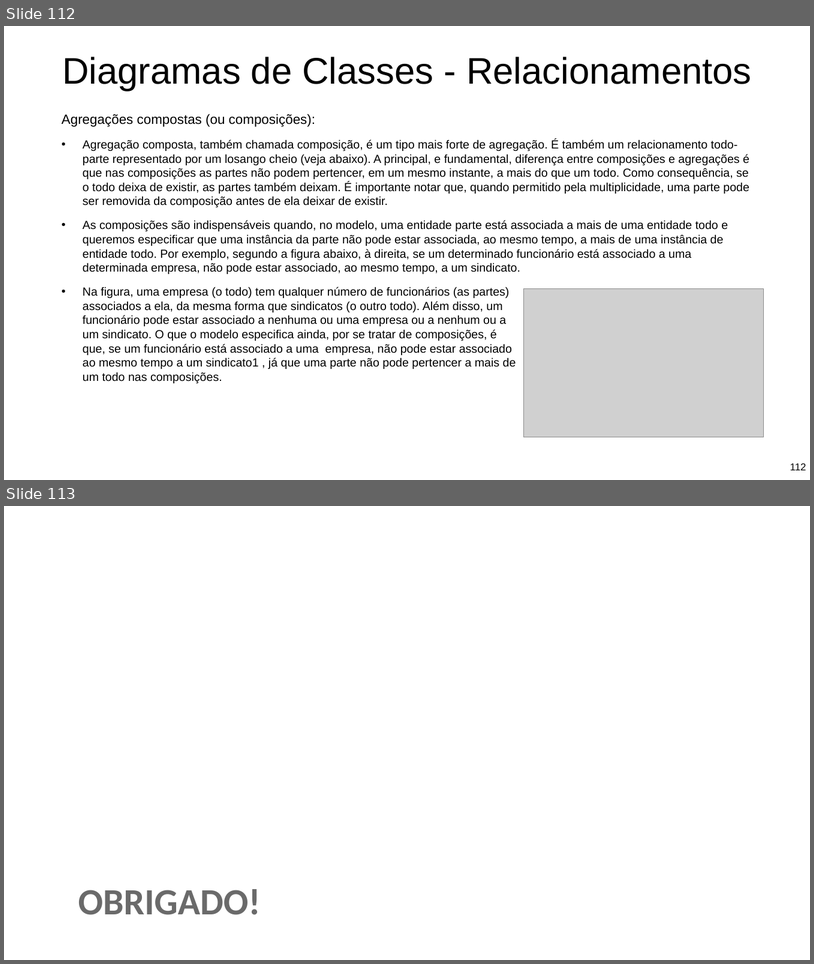
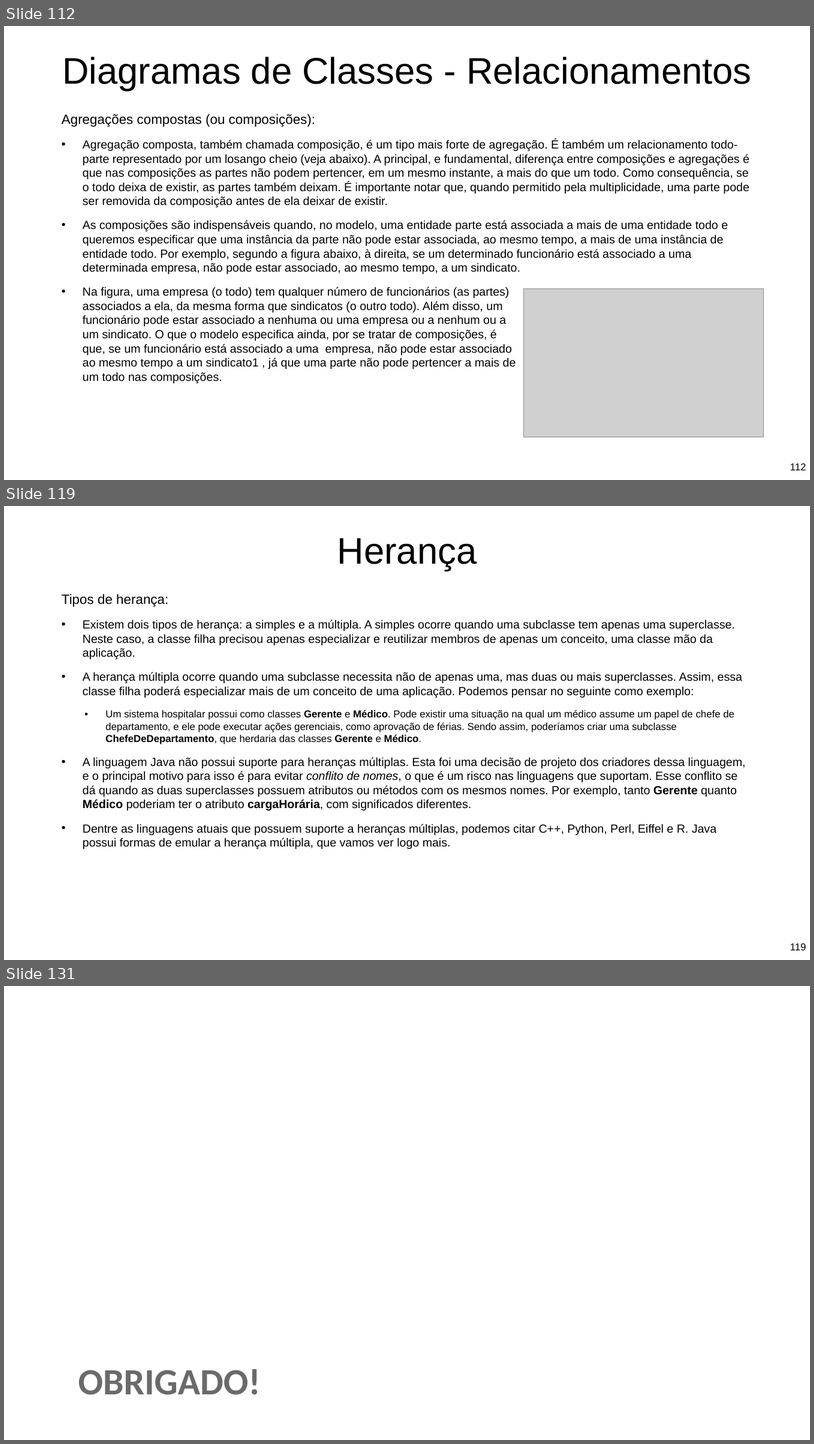
Before and after one commit to Pedrorocha13/2021.1-progoo, a slide deck: materiais/slides.pptx. Shown one above the other, each under a label of ours: slides 112 and 113 before the commit, slides 112, 119 and 131 after it; the slides between them are not shown. The pictures are 814x964 and 814x1444 pixels, drawn with LibreOffice and Linux fonts; fonts in the diff are those of the drawing; grey boxes stand for pictures; background and template pictures are left out. Boxes give left, top, right and bottom in pixels: in the first picture for what was removed or moved away, otherwise in the second. Text is boxed around its words. In the diff, an @@ line names an element or a change of style, - is before the commit and + after.

```diff
--- a/materiais/slides.pptx
+++ b/materiais/slides.pptx
@@ slide 119 added at [4,506,810,960], background picture (left out) @@
@@ title added at [338,538,477,571], 88 pt, text #000000 @@
+Herança
@@ text added at [62,594,746,849], 28 pt, text #000000 @@
+Tipos de herança:
+  • Existem dois tipos de herança: a simples e a múltipla. A simples ocorre quando uma subclasse tem apenas uma superclasse. Neste caso, a classe filha precisou apenas especializar e reutilizar membros de apenas um conceito, uma classe mão da aplicação.
+  • A herança múltipla ocorre quando uma subclasse necessita não de apenas uma, mas duas ou mais superclasses. Assim, essa classe filha poderá especializar mais de um conceito de uma aplicação. Podemos pensar no seguinte como exemplo:
+    • Um sistema hospitalar possui como classes Gerente e Médico. Pode existir uma situação na qual um médico assume um papel de chefe de departamento, e ele pode executar ações gerenciais, como aprovação de férias. Sendo assim, poderíamos criar uma subclasse ChefeDeDepartamento, que herdaria das classes Gerente e Médico.
+  • A linguagem Java não possui suporte para heranças múltiplas. Esta foi uma decisão de projeto dos criadores dessa linguagem, e o principal motivo para isso é para evitar conflito de nomes, o que é um risco nas linguagens que suportam. Esse conflito se dá quando as duas superclasses possuem atributos ou métodos com os mesmos nomes. Por exemplo, tanto Gerente quanto Médico poderiam ter o atributo cargaHorária, com significados diferentes.
+  • Dentre as linguagens atuais que possuem suporte a heranças múltiplas, podemos citar C++, Python, Perl, Eiffel e R. Java possui formas de emular a herança múltipla, que vamos ver logo mais.
@@ page number added at [791,943,807,950], 24 pt, text #000000 @@
+119
@@ what was slide 113 is now slide 131 @@
```
Also in this commit, not shown: 1 slide changed, 17 other slides added.
